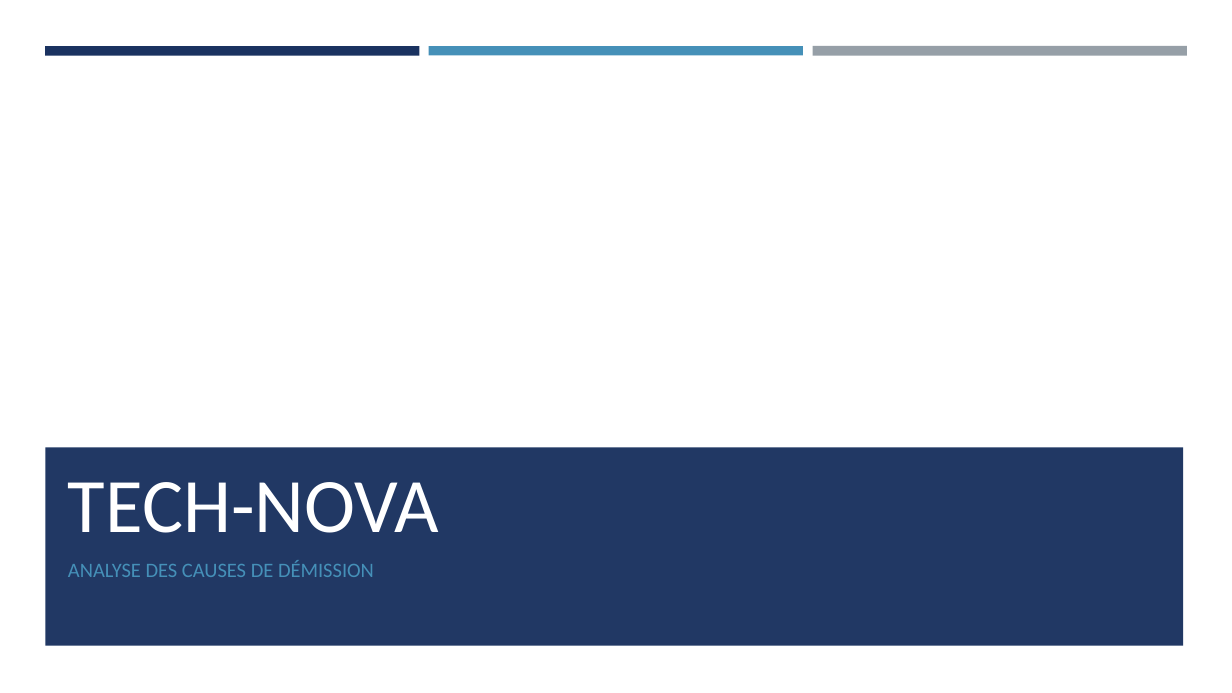
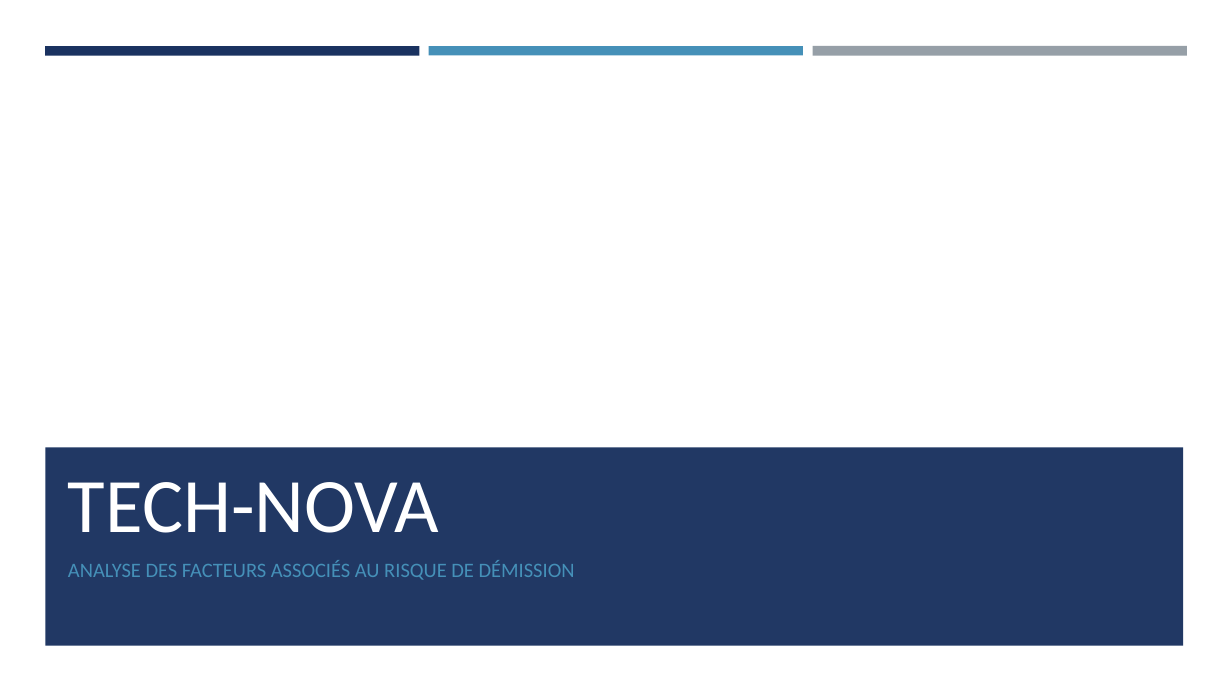
Before and after one commit to Ace4teaM/OCR-NovaTech, a slide deck: slide 1 of Presentation.pptx. Drawn at 1232x693 pixels with LibreOffice and Linux fonts; fonts in the diff are those of the drawing; background and template pictures are left out. Boxes give left, top, right and bottom in pixels: in the first picture for what was removed or moved away, otherwise in the second. Text is boxed around its words. In the diff, an @@ line names an element or a change of style, - is before the commit and + after.

```diff
--- a/Presentation.pptx
+++ b/Presentation.pptx
@@ subtitle at (68, 560, 575, 580): text changed @@
-ANALYSE DES CAUSES DE DÉMISSION
+ANALYSE DES FACTEURS ASSOCIÉS AU RISQUE DE DÉMISSION
```
Also in this commit, not shown: 13 other slides changed, 11 slides added, 16 slides removed, 15 other files.
